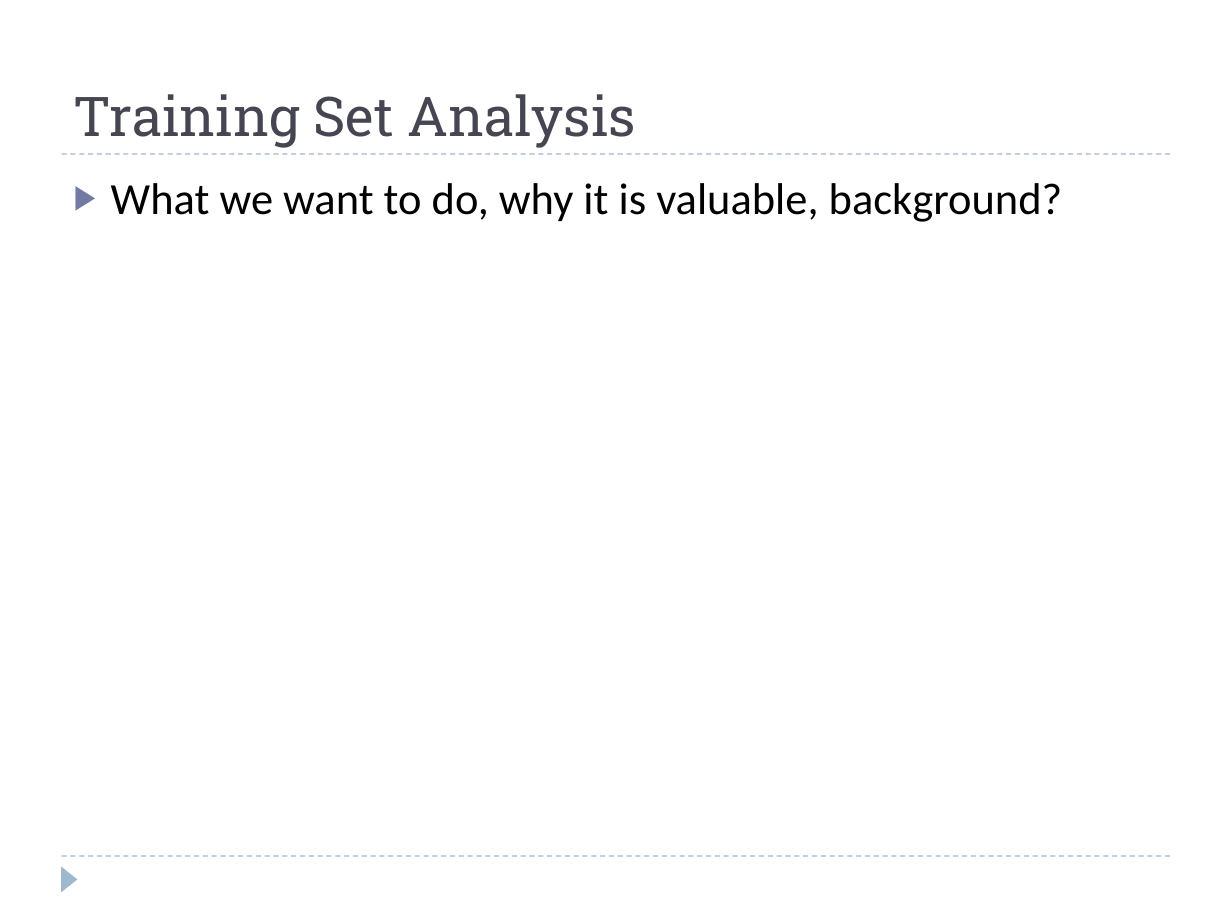
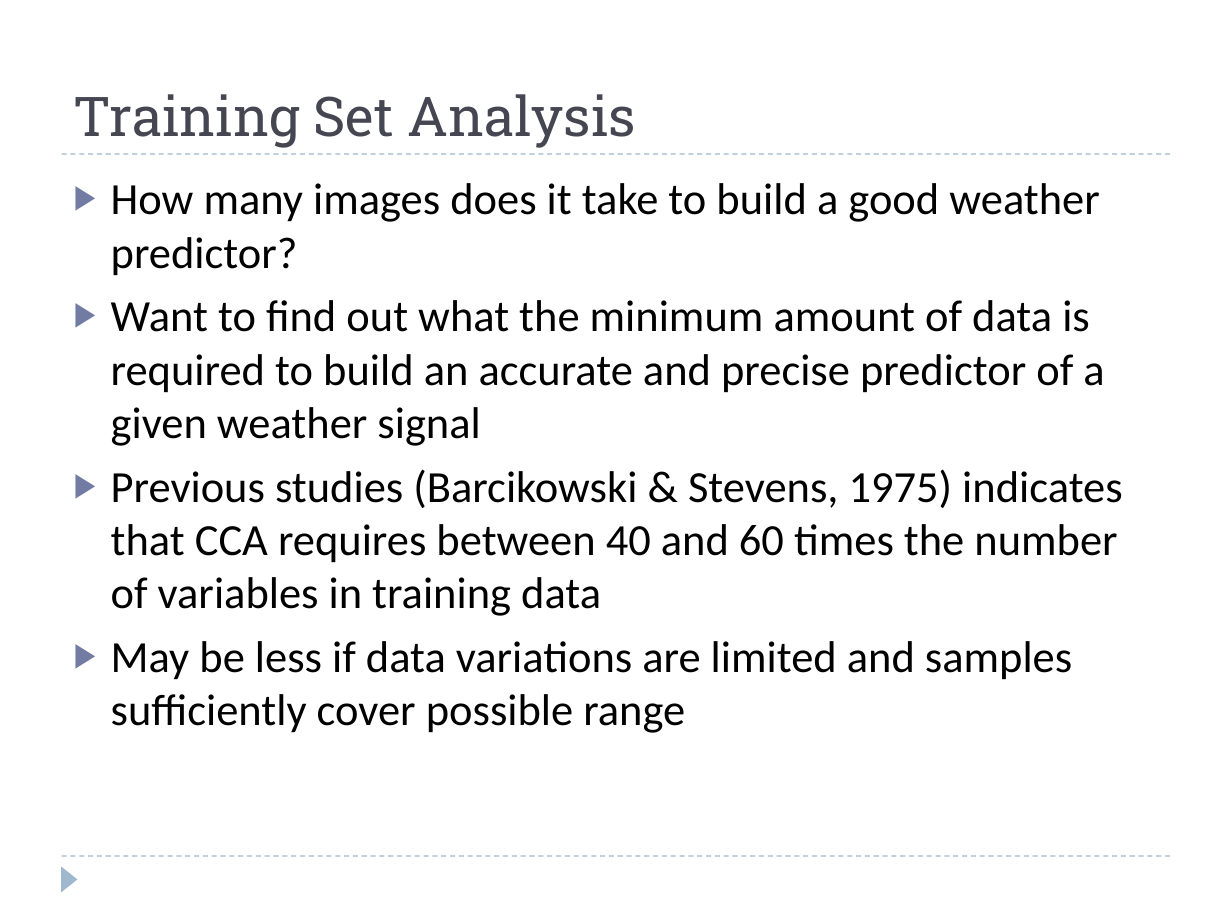
Before and after one commit to rspeyer/rzs-thesis, a slide deck: slide 27 of thesis-defense.pptx (slide 25 before the commit). Drawn at 1232x924 pixels with LibreOffice and Linux fonts; fonts in the diff are those of the drawing. Boxes give left, top, right and bottom in pixels: in the first picture for what was removed or moved away, otherwise in the second. Text is boxed around its words. In the diff, an @@ line names an element or a change of style, - is before the commit and + after.

```diff
--- a/thesis-defense.pptx
+++ b/thesis-defense.pptx
@@ text at bbox=[111, 183, 1123, 733]: text changed @@
-▶ What we want to do, why it is valuable, background?
+▶ How many images does it take to build a good weather predictor?
+▶ Want to find out what the minimum amount of data is required to build an accurate and precise predictor of a given weather signal
+▶ Previous studies (Barcikowski & Stevens, 1975) indicates that CCA requires between 40 and 60 times the number of variables in training data
+▶ May be less if data variations are limited and samples sufficiently cover possible range
```
Also in this commit, not shown: 13 other slides changed, 6 slides added, 4 slides removed, 3 other files.
